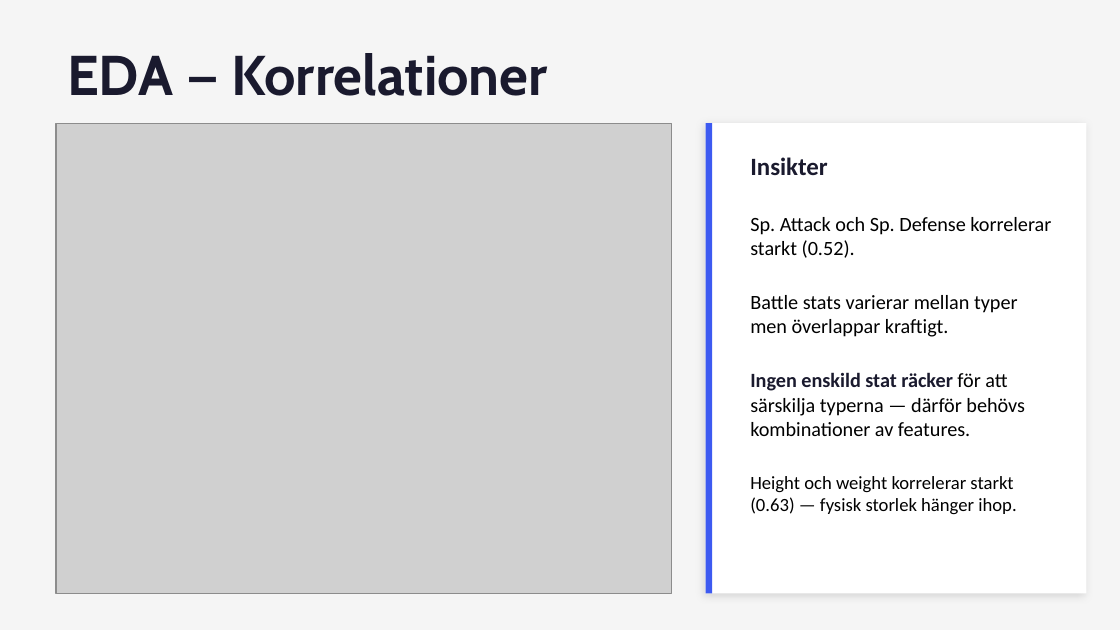
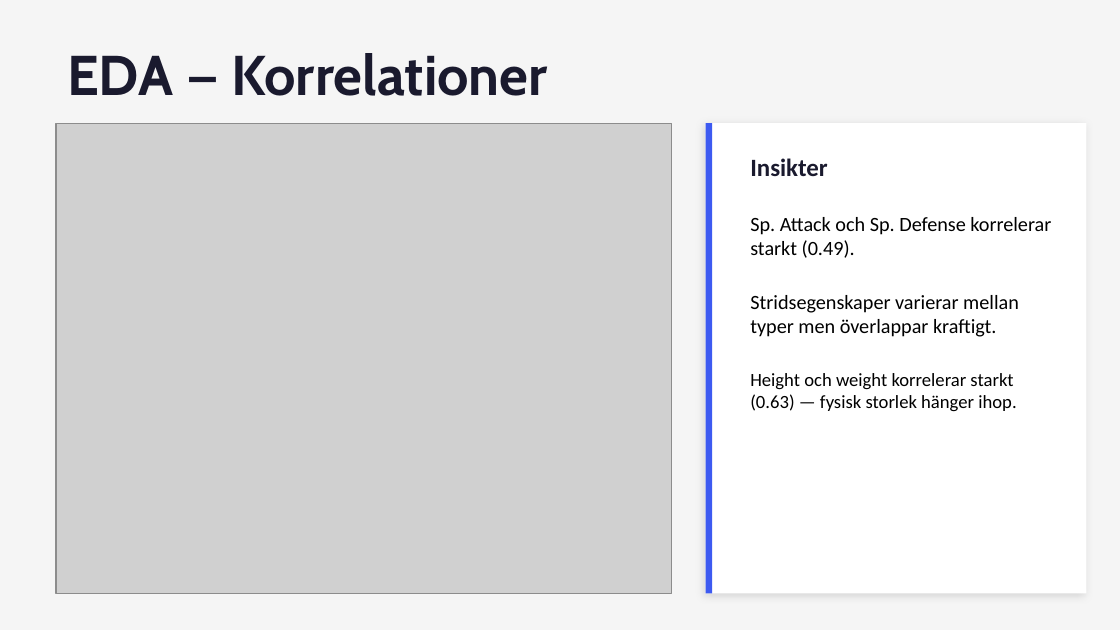
Before and after one commit to VendelaSW/Pokemon-supervised-learning, a slide deck: slide 6 of mockemon_presentation.pptx. Drawn at 1120x630 pixels with LibreOffice and Linux fonts; fonts in the diff are those of the drawing; grey boxes stand for pictures. Boxes give left, top, right and bottom in pixels: in the first picture for what was removed or moved away, otherwise in the second. Text is boxed around its words. In the diff, an @@ line names an element or a change of style, - is before the commit and + after.

```diff
--- a/mockemon_presentation.pptx
+++ b/mockemon_presentation.pptx
@@ text at <box>750,217,1051,337</box>: text changed @@
-Sp. Attack och Sp. Defense korrelerar starkt (0.52).
-Battle stats varierar mellan typer men överlappar kraftigt.
-Ingen enskild stat räcker för att särskilja typerna — därför behövs kombinationer av features.
+Sp. Attack och Sp. Defense korrelerar starkt (0.49).
+Stridsegenskaper varierar mellan typer men överlappar kraftigt.
```
Also in this commit, not shown: 6 other slides changed.
